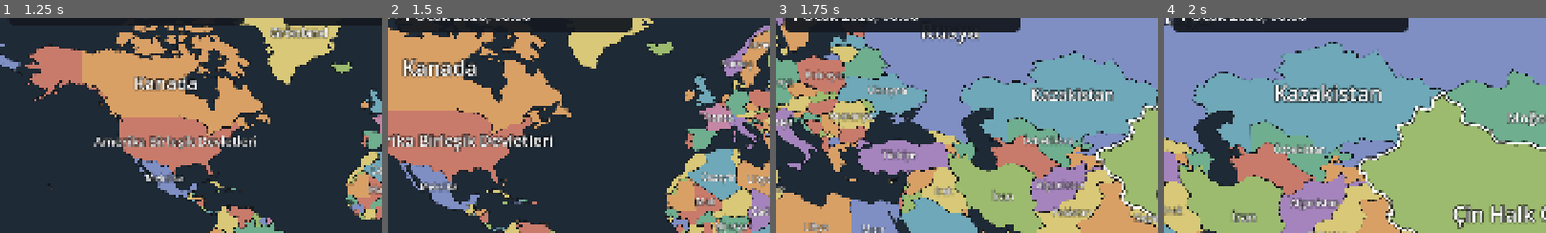
Above: before the commit, frames 1-4 (left to right).
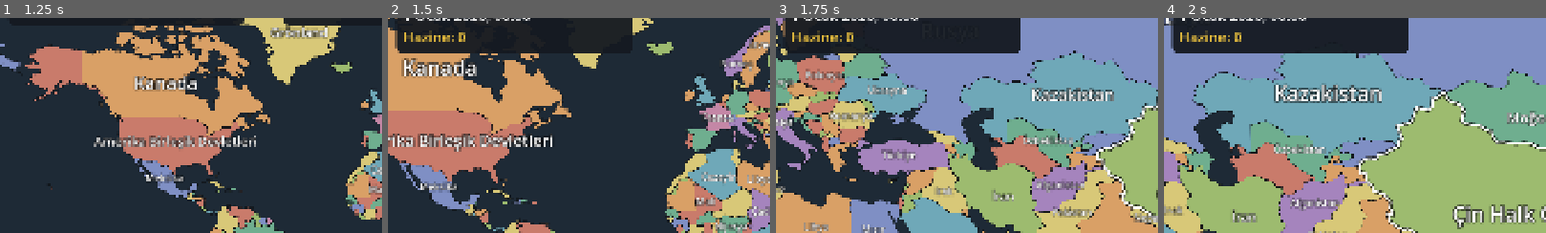
Above: after the commit, the same moments.

Repository: mem1nce/Strategy
Game: Godot game, scene res://scenes/main.tscn
The game is run twice, just before and just after one commit, with the same random seed, the same clock (stepped at 60 frames per second) and the same inputs.
Inputs (mouse positions are % of the whole screen's width and height, from its top left):
- Up to frame 1 (1.25 s): tap Enter at 0.5 s; move the mouse to (72, 45) at 0.52 s; click (72, 45) at 0.67 s
- Up to frame 2 (1.5 s): click "Bu ülkeyle oyna" at 1.25 s
- Up to frame 3 (1.75 s): no input
- Up to frame 4 (2 s): no input
The pictures show only the part of the screen within x 0-50%, y 13-63%; the shares and areas given below are measured in that part.

Frame 1 is identical in both runs. In frame 2, 4.0% of the frame differs, in the area x 1-64%, y 4-17%; in frame 3, 5.3%; in frame 4, 6.1%, in the area x 1-64%, y 3-17%.

Commit message:
Ekonomi: üretim, gelir ve hazine (D aşaması başladı)
Her bölgenin sanayisi, "ev sahibi" ülkesinin (bölge id önekinden) GSYH'si
sqrt ile yumuşatılıp nüfus payına göre dağıtılarak hesaplanır; toprağın
kendi niteliğini yansıtır, kimin elinde olduğundan bağımsızdır. Bir
ülkenin günlük geliri, o an sahip olduğu bölgelerin sanayileri toplamıdır.
İşgal edilen bölge, ele geçirildikten sonraki 60 gün boyunca (Bolge.
isgal_saati ile izlenir) yarım üretir. Oyun.gun_basladi(), her oyun günü
başında geliri hazineye ekler; üst çubukta oyuncunun hazinesi gösterilir.
6 yeni sınama (47/47 geçiyor); ekran görüntüsüyle doğrulandı. Henüz:
harcama (tümen/fabrika kurma), bakım.

Co-Authored-By: Claude Sonnet 5 <noreply@anthropic.com>

Diff:
--- a/data/balance.json
+++ b/data/balance.json
@@ -21,5 +21,10 @@
 		"deniz_cezasi": 0.70,
 		"saatlik_kayip_orani": 0.05,
 		"cekilme_esigi": 0.25
+	},
+	"ekonomi": {
+		"sanayi_gsyh_bolen": 5000,
+		"isgal_cezasi_gun": 60,
+		"isgal_cezasi_orani": 0.5
 	}
 }
--- a/scripts/arayuz/arayuz.gd
+++ b/scripts/arayuz/arayuz.gd
@@ -85,6 +85,11 @@
 	_ust_cubuk.oyuncuyu_goster(ulke)
 
 
+## Oyuncunun hazinesini üst çubuğa yazar.
+func hazineyi_goster(miktar: float) -> void:
+	_ust_cubuk.hazineyi_goster(miktar)
+
+
 ## Arayüzü çentik ve yuvarlak köşelerin dışında, güvenli alanın içinde tutar.
 func _guvenli_alani_uygula() -> void:
 	var sol: float = 0.0
--- a/scripts/arayuz/ust_cubuk.gd
+++ b/scripts/arayuz/ust_cubuk.gd
@@ -10,6 +10,7 @@
 var _ulke_rengi: ColorRect = null
 var _ulke_adi: Label = null
 var _tarih: Label = null
+var _hazine: Label = null
 var _secim_yazisi: PanelContainer = null
 var _durdur: Button = null
 var _hiz_dugmeleri: Array[Button] = []
@@ -33,6 +34,12 @@
 	_ulke_adi.text = ulke.ad
 	_ulke_sirasi.show()
 	_secim_yazisi.hide()
+	_hazine.show()
+
+
+## Oyuncunun hazinesini üst çubuğa yazar.
+func hazineyi_goster(miktar: float) -> void:
+	_hazine.text = "Hazine: %d" % roundi(miktar)
 
 
 func _sol_paneli_kur() -> void:
@@ -63,6 +70,11 @@
 
 	_tarih = Label.new()
 	dikey.add_child(_tarih)
+
+	_hazine = Label.new()
+	_hazine.add_theme_color_override("font_color", ArayuzTemasi.ETKIN_RENK)
+	dikey.add_child(_hazine)
+	_hazine.hide()
 
 
 ## Ortadaki boşluğu doldurur. Dokunuşu haritaya geçirir.
--- a/scripts/main.gd
+++ b/scripts/main.gd
@@ -32,7 +32,9 @@
 	_oyun = Oyun.new(dunya)
 	_oyun.oyuncu_secildi.connect(_oyuncu_secildi)
 	_oyun.birlikler_degisti.connect(_birlikler_degisti)
+	_oyun.hazine_degisti.connect(_hazine_degisti)
 	Zaman.saat_gecti.connect(_oyun.saat_ilerledi)
+	Zaman.gun_basladi.connect(func(gun: int) -> void: _oyun.gun_basladi(gun * 24))
 
 	_harita = HaritaGorunumu.new()
 	_harita.name = "Harita"
@@ -113,6 +115,13 @@
 	_harita.birlikleri_yenile()
 
 
+## Her oyun günü başında (bir ülkenin hazinesi değiştiğinde) oyuncunun hazinesini üst
+## çubuğa yazar. Oyuncu henüz seçilmediyse bir şey yapmaz.
+func _hazine_degisti() -> void:
+	if _oyun.oyuncu_secildi_mi():
+		_arayuz.hazineyi_goster(_oyun.hazineler.get(_oyun.oyuncu_ulkesi, 0.0))
+
+
 ## Bölge panelinde "Savaş ilan et" onaylandığında çağrılır. Kabul edilirse seçim kaldırılır.
 func _savas_istendi(hedef_ulke_id: String) -> void:
 	if _oyun.savas_ilan_et(_oyun.oyuncu_ulkesi, hedef_ulke_id, Zaman.toplam_saat):
@@ -146,6 +155,7 @@
 	_bolgeyi_sec("")
 	_harita.oyuncuyu_ayarla(ulke_id)
 	_arayuz.oyuncuyu_goster(ulke)
+	_arayuz.hazineyi_goster(_oyun.hazineler.get(ulke_id, 0.0))
 	_kamera.odaklan(ulke.anakara_kutusu)
 	Zaman.kilidi_ac()
 
--- a/scripts/sim/bolge.gd
+++ b/scripts/sim/bolge.gd
@@ -10,6 +10,9 @@
 ## Bu bölge, başlangıçtaki sahibinin başkenti mi?
 var baskent: bool = false
 var nufus: int = 0
+## Son ele geçirildiği saat (Zaman.toplam_saat); hiç el değiştirmediyse -1. Ekonomide
+## işgal cezası için kullanılır (bkz. Oyun.bolge_sanayisi).
+var isgal_saati: int = -1
 ## Bölge, en az bir kıyı (deniz) sınırına değiyor mu?
 var kiyi: bool = false
 ## Bölge adının ve işaretlerinin çizileceği nokta (en büyük çokgenin içinde).
--- a/scripts/sim/oyun.gd
+++ b/scripts/sim/oyun.gd
@@ -17,6 +17,8 @@
 signal ulke_teslim_oldu(ulke_id: String, galip_id: String)
 ## İki ülke barış yaptığında yayılır.
 signal baris_yapildi(ulke_a: String, ulke_b: String)
+## Bir ülkenin hazinesi değiştiğinde (her oyun günü başında gelir eklenince) yayılır.
+signal hazine_degisti
 
 const DENGE_DOSYASI: String = "res://data/balance.json"
 ## Tümenin güç altına düştüğünde yok sayıldığı eşik.
@@ -39,6 +41,13 @@
 var _saatlik_kayip_orani: float = 0.05
 var _cekilme_esigi: float = 0.25
 
+# Ekonomi sabitleri (data/balance.json -> "ekonomi").
+var _sanayi_gsyh_bolen: float = 5000.0
+var _isgal_cezasi_gun: int = 60
+var _isgal_cezasi_orani: float = 0.5
+## Ülke id'si -> birikmiş üretim. Her oyun günü başında gelir eklenir (bkz. gun_basladi).
+var hazineler: Dictionary[String, float] = {}
+
 
 func _init(yeni_dunya: Dunya) -> void:
 	dunya = yeni_dunya
@@ -49,6 +58,11 @@
 	_deniz_cezasi = float(ayarlar.get("deniz_cezasi", _deniz_cezasi))
 	_saatlik_kayip_orani = float(ayarlar.get("saatlik_kayip_orani", _saatlik_kayip_orani))
 	_cekilme_esigi = float(ayarlar.get("cekilme_esigi", _cekilme_esigi))
+
+	var ekonomi_ayarlari: Dictionary = VeriOkuyucu.sozluk_oku(DENGE_DOSYASI).get("ekonomi", {})
+	_sanayi_gsyh_bolen = float(ekonomi_ayarlari.get("sanayi_gsyh_bolen", _sanayi_gsyh_bolen))
+	_isgal_cezasi_gun = int(ekonomi_ayarlari.get("isgal_cezasi_gun", _isgal_cezasi_gun))
+	_isgal_cezasi_orani = float(ekonomi_ayarlari.get("isgal_cezasi_orani", _isgal_cezasi_orani))
 
 
 ## Verilen bölgedeki tümenler.
@@ -126,28 +140,28 @@
 			birlik.hedef_bolge_id = ""
 			birlik.varis_saati = -1
 			tasima_oldu = true
-			_bos_dusman_bolgesini_isgal_et(birlik)
+			_bos_dusman_bolgesini_isgal_et(birlik, su_anki_saat)
 	if tasima_oldu:
 		birlikler_degisti.emit()
-	_muharebeleri_isle()
+	_muharebeleri_isle(su_anki_saat)
 
 
 ## Gelen tümen, savaşta olduğu ve içinde savunan (bölgenin o anki sahibine ait) tümen
 ## kalmamış bir düşman bölgesine girdiyse orayı ele geçirir. Savunan varsa (muharebe
 ## sürüyorsa) işgal gerçekleşmez.
-func _bos_dusman_bolgesini_isgal_et(gelen: Birlik) -> void:
+func _bos_dusman_bolgesini_isgal_et(gelen: Birlik, su_anki_saat: int) -> void:
 	var bolge: Bolge = dunya.bolgeler.get(gelen.bolge_id)
 	if bolge == null or bolge.sahip == gelen.sahip or not savasta_mi(bolge.sahip, gelen.sahip):
 		return
 	for digeri: Birlik in bolgedeki_birlikler(gelen.bolge_id):
 		if digeri.sahip == bolge.sahip:
 			return
-	_bolgeyi_devret(bolge, gelen.sahip)
+	_bolgeyi_devret(bolge, gelen.sahip, su_anki_saat)
 
 
 ## Birden çok ülkenin tümeni bulunan (dolayısıyla savaşan) her bölgede muharebeyi bir saat
 ## ilerletir.
-func _muharebeleri_isle() -> void:
+func _muharebeleri_isle(su_anki_saat: int) -> void:
 	var bolge_gruplari: Dictionary[String, Array] = {}
 	for birlik: Birlik in birlikler:
 		if birlik.yuruyor_mu():
@@ -162,7 +176,7 @@
 		for birlik: Birlik in katilanlar:
 			sahipler[birlik.sahip] = true
 		if sahipler.size() > 1:
-			_muharebeyi_coz(dunya.bolgeler[bolge_id], katilanlar)
+			_muharebeyi_coz(dunya.bolgeler[bolge_id], katilanlar, su_anki_saat)
 
 
 ## Bir bölgedeki muharebeyi bir saat ilerletir: her iki taraf, karşı tarafın etkin (bonus/
@@ -171,7 +185,7 @@
 ## yok sayılır. Bir taraf tükenirse ya da belirgin biçimde geride kalırsa (CEKILME_ESIGI)
 ## geri çekilir: en yakın dost komşu bölgeye taşınır, yoksa yok olur. Savunan tükenir ya da
 ## çekilirse (ikisinde de bölgede artık savunan kalmaz) bölge hemen saldırganın olur.
-func _muharebeyi_coz(bolge: Bolge, katilanlar: Array[Birlik]) -> void:
+func _muharebeyi_coz(bolge: Bolge, katilanlar: Array[Birlik], su_anki_saat: int) -> void:
 	var savunanlar: Array[Birlik] = []
 	var saldiranlar: Array[Birlik] = []
 	for birlik: Birlik in katilanlar:
@@ -197,7 +211,7 @@
 	if saldiranlar.is_empty():
 		return  # Saldırgan tükendi; savunan (varsa) bölgede kalır.
 	if savunanlar.is_empty():
-		_bolgeyi_devret(bolge, saldiranlar[0].sahip)
+		_bolgeyi_devret(bolge, saldiranlar[0].sahip, su_anki_saat)
 		return
 
 	# Taraflardan biri belirgin şekilde geride kaldıysa geri çekilir. Savunan çekilirse
@@ -206,23 +220,25 @@
 	var yeni_saldiran_guc: float = _toplam_guc(saldiranlar)
 	if yeni_savunan_guc < _cekilme_esigi * yeni_saldiran_guc:
 		_geri_cek(savunanlar, bolge.id)
-		_bolgeyi_devret(bolge, saldiranlar[0].sahip)
+		_bolgeyi_devret(bolge, saldiranlar[0].sahip, su_anki_saat)
 	elif yeni_saldiran_guc < _cekilme_esigi * yeni_savunan_guc:
 		_geri_cek(saldiranlar, bolge.id)
 
 
-## Bir bölgenin sahibini değiştirir, haritanın güncellenmesi için sinyal yayar ve eski
-## sahibinin teslim olup olmadığını denetler.
-func _bolgeyi_devret(bolge: Bolge, yeni_sahip: String) -> void:
+## Bir bölgenin sahibini değiştirir, ele geçirilme saatini (ekonomide işgal cezası için)
+## kaydeder, haritanın güncellenmesi için sinyal yayar ve eski sahibinin teslim olup
+## olmadığını denetler.
+func _bolgeyi_devret(bolge: Bolge, yeni_sahip: String, su_anki_saat: int) -> void:
 	var eski_sahip: String = bolge.sahip
 	bolge.sahip = yeni_sahip
+	bolge.isgal_saati = su_anki_saat
 	bolge_sahipligi_degisti.emit()
-	_teslimi_kontrol_et(eski_sahip)
+	_teslimi_kontrol_et(eski_sahip, su_anki_saat)
 
 
 ## Başkenti düşmüş ve oyun başındaki bölgelerinin yarısından fazlasını kaybetmiş bir ülke
 ## teslim olur: kalan bölgeleri başkentini alan ülkeye geçer, bütün tümenleri silinir.
-func _teslimi_kontrol_et(ulke_id: String) -> void:
+func _teslimi_kontrol_et(ulke_id: String, su_anki_saat: int) -> void:
 	var ulke: Ulke = dunya.ulkeler.get(ulke_id)
 	if ulke == null:
 		return
@@ -239,6 +255,7 @@
 	var galip_id: String = baskent_sahibi.id
 	for bolge: Bolge in su_anki_bolgeler:
 		bolge.sahip = galip_id
+		bolge.isgal_saati = su_anki_saat
 	var kalanlar: Array[Birlik] = []
 	for birlik: Birlik in birlikler:
 		if birlik.sahip != ulke_id:
@@ -337,6 +354,46 @@
 	return "%s|%s" % [ulke_a, ulke_b] if ulke_a < ulke_b else "%s|%s" % [ulke_b, ulke_a]
 
 
+## Her oyun günü başında (Zaman.gun_basladi) çağrılır: her ülkenin o günkü geliri
+## hazinesine eklenir. `su_anki_saat`, gün başındaki Zaman.toplam_saat değeridir.
+func gun_basladi(su_anki_saat: int) -> void:
+	for ulke: Ulke in dunya.ulke_listesi:
+		var gelir: float = ulkenin_geliri(ulke.id, su_anki_saat)
+		hazineler[ulke.id] = hazineler.get(ulke.id, 0.0) + gelir
+	hazine_degisti.emit()
+
+
+## Bir ülkenin günlük geliri: o an sahip olduğu bölgelerin sanayilerinin toplamı.
+func ulkenin_geliri(ulke_id: String, su_anki_saat: int) -> float:
+	var toplam: float = 0.0
+	for bolge: Bolge in dunya.ulkenin_bolgeleri(ulke_id):
+		toplam += bolge_sanayisi(bolge, su_anki_saat)
+	return toplam
+
+
+## Bir bölgenin günlük ürettiği sanayi. Bölgenin "ev sahibi" ülkesinin (bölge id'sinin
+## öneki, ör. "TUR_1" -> "TUR") GSYH'sinden ve o ülke içindeki nüfus payından türer; kimin
+## elinde olduğundan bağımsızdır (toprağın kendi ekonomik niteliğini yansıtır). Son
+## `isgal_cezasi_gun` gün içinde ele geçirilmiş ve hâlâ ev sahibinde olmayan bölge
+## `isgal_cezasi_orani` kadar üretir.
+func bolge_sanayisi(bolge: Bolge, su_anki_saat: int) -> float:
+	var ev_ulke: Ulke = _bolge_ev_sahibi(bolge)
+	if ev_ulke == null or ev_ulke.nufus <= 0:
+		return 0.0
+	var ulke_sanayisi: float = sqrt(float(ev_ulke.gsyh_milyon_dolar) / _sanayi_gsyh_bolen)
+	var pay: float = float(bolge.nufus) / float(ev_ulke.nufus)
+	var sanayi: float = ulke_sanayisi * pay
+	var isgal_altinda: bool = bolge.isgal_saati >= 0 and bolge.sahip != ev_ulke.id \
+			and su_anki_saat - bolge.isgal_saati < _isgal_cezasi_gun * 24
+	if isgal_altinda:
+		sanayi *= _isgal_cezasi_orani
+	return sanayi
+
+
+func _bolge_ev_sahibi(bolge: Bolge) -> Ulke:
+	return dunya.ulkeler.get(bolge.id.split("_")[0])
+
+
 func oyuncu_secildi_mi() -> bool:
 	return oyuncu_ulkesi != ""
 
--- a/tests/calistirici.gd
+++ b/tests/calistirici.gd
@@ -17,6 +17,7 @@
 	preload("res://tests/sim/savas_testi.gd"),
 	preload("res://tests/sim/muharebe_testi.gd"),
 	preload("res://tests/sim/teslim_ve_baris_testi.gd"),
+	preload("res://tests/sim/ekonomi_testi.gd"),
 ]
 
 
--- /dev/null
+++ b/tests/sim/ekonomi_testi.gd
@@ -0,0 +1,91 @@
+extends RefCounted
+## Oyun.bolge_sanayisi(), ulkenin_geliri() ve gun_basladi()'yı sınar.
+
+
+func _kurulu_oyun() -> Oyun:
+	var dunya: Dunya = Dunya.yukle()
+	return Oyun.new(dunya)
+
+
+func sina_bolge_sanayisi_pozitif_ve_cezasiz_baslar() -> String:
+	var oyun: Oyun = _kurulu_oyun()
+	var bolge: Bolge = oyun.dunya.bolgeler["TUR_1"]
+	if bolge.isgal_saati != -1:
+		return "Oyun başında hiçbir bölge işgal edilmiş olmamalı, sınama kurulamadı."
+	var sanayi: float = oyun.bolge_sanayisi(bolge, 0)
+	if sanayi <= 0.0:
+		return "TUR_1'in (nüfuslu bir bölge) sanayisi pozitif olmalı, geldi: %.3f" % sanayi
+	return ""
+
+
+func sina_isgal_edilen_bolge_yarim_uretir() -> String:
+	var oyun: Oyun = _kurulu_oyun()
+	var bolge: Bolge = oyun.dunya.bolgeler["TUR_1"]
+	var normal: float = oyun.bolge_sanayisi(bolge, 1000)
+
+	bolge.sahip = "FRA"
+	bolge.isgal_saati = 1000
+	var isgal_altinda: float = oyun.bolge_sanayisi(bolge, 1000 + 24)  # 1 gün sonra, hâlâ ceza içinde
+
+	if not is_equal_approx(isgal_altinda, normal * 0.5):
+		return "İşgal altındaki bölge yarım üretmeli: normal=%.3f, işgal=%.3f" % [normal, isgal_altinda]
+	return ""
+
+
+func sina_isgal_cezasi_suresi_dolunca_kalkar() -> String:
+	var oyun: Oyun = _kurulu_oyun()
+	var bolge: Bolge = oyun.dunya.bolgeler["TUR_1"]
+	var normal: float = oyun.bolge_sanayisi(bolge, 0)
+
+	bolge.sahip = "FRA"
+	bolge.isgal_saati = 0
+	var cok_sonra: float = oyun.bolge_sanayisi(bolge, 61 * 24)  # 60 günden fazla sonra
+
+	if not is_equal_approx(cok_sonra, normal):
+		return "60 günden uzun süre sonra ceza kalkmalı: normal=%.3f, geldi=%.3f" % [normal, cok_sonra]
+	return ""
+
+
+func sina_ev_sahibi_geri_alinca_ceza_olmaz() -> String:
+	var oyun: Oyun = _kurulu_oyun()
+	var bolge: Bolge = oyun.dunya.bolgeler["TUR_1"]
+	var normal: float = oyun.bolge_sanayisi(bolge, 1000)
+
+	# Bölge bir ara el değiştirmiş (isgal_saati yakın zamanda) ama şu an yine ev sahibinde.
+	bolge.isgal_saati = 1000
+	var geri_alindi: float = oyun.bolge_sanayisi(bolge, 1000 + 1)
+
+	if not is_equal_approx(geri_alindi, normal):
+		return "Ev sahibi kendi bölgesini tutarken ceza almamalı."
+	return ""
+
+
+func sina_ulkenin_geliri_bolgelerin_toplamidir() -> String:
+	var oyun: Oyun = _kurulu_oyun()
+	var toplam: float = 0.0
+	for bolge: Bolge in oyun.dunya.ulkenin_bolgeleri("TUR"):
+		toplam += oyun.bolge_sanayisi(bolge, 500)
+	var gelir: float = oyun.ulkenin_geliri("TUR", 500)
+	if not is_equal_approx(gelir, toplam):
+		return "Ülke geliri bölgelerin sanayileri toplamına eşit olmalı: %.3f != %.3f" % [gelir, toplam]
+	return ""
+
+
+func sina_gun_basladi_hazineyi_artirir() -> String:
+	var oyun: Oyun = _kurulu_oyun()
+	var sinyal_sayisi: Array = [0]
+	oyun.hazine_degisti.connect(func() -> void: sinyal_sayisi[0] += 1)
+
+	if oyun.hazineler.get("TUR", 0.0) != 0.0:
+		return "Oyun başında hazine 0 olmalı, sınama kurulamadı."
+	oyun.gun_basladi(0)
+	var bir_gun_sonra: float = oyun.hazineler.get("TUR", 0.0)
+	if bir_gun_sonra <= 0.0:
+		return "Bir gün sonra TUR'un hazinesi artmalı (pozitif gelir), geldi: %.3f" % bir_gun_sonra
+	oyun.gun_basladi(24)
+	var iki_gun_sonra: float = oyun.hazineler.get("TUR", 0.0)
+	if iki_gun_sonra <= bir_gun_sonra:
+		return "İki gün sonra hazine daha da artmalı."
+	if sinyal_sayisi[0] != 2:
+		return "hazine_degisti iki kez yayılmalı, geldi: %d" % sinyal_sayisi[0]
+	return ""
--- a/tests/sim/teslim_ve_baris_testi.gd
+++ b/tests/sim/teslim_ve_baris_testi.gd
@@ -38,11 +38,11 @@
 			func(b: Bolge) -> bool: return b.id != baskent.id)
 	var devredilecek: int = mini(kaybedilecek, digerleri.size())
 	for i: int in devredilecek:
-		oyun._bolgeyi_devret(digerleri[i], galip)
+		oyun._bolgeyi_devret(digerleri[i], galip, 0)
 	if sinyal[0]:
 		return "Başkent düşmeden teslim olmamalı (henüz %d/%d bölge kaybedildi)." % [devredilecek, baslangic_sayisi]
 
-	oyun._bolgeyi_devret(baskent, galip)
+	oyun._bolgeyi_devret(baskent, galip, 0)
 	if not sinyal[0]:
 		return "Başkent düşüp yarıdan fazlası kaybedilince teslim sinyali gelmeliydi."
 	if sinyal[1] != galip:
Not shown, added: tests/sim/ekonomi_testi.gd.uid
Not shown, changed: DEVAM.md
Not shown, changed: TASARIM.md
